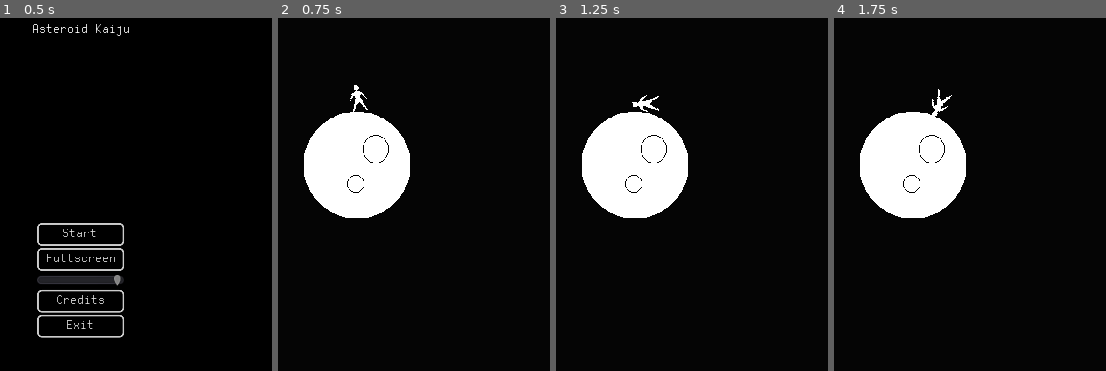
Above: before the commit, frames 1-4 (left to right).
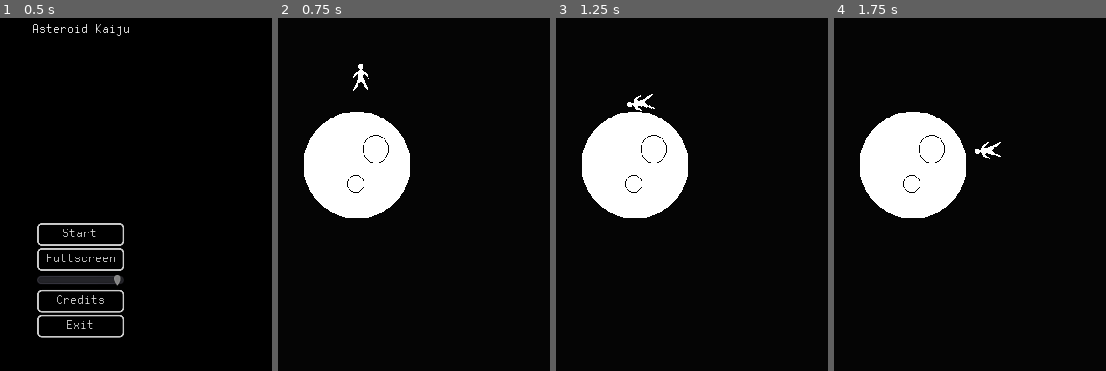
Above: after the commit, the same moments.

Repository: CorvatoCafeto/AsteroidKaiju
Game: Godot game, scene res://scenes/TitleSreen.tscn
Two runs of this game, one before a commit and one after it. Both use one fixed random seed, a clock stepped at 60 frames per second and the inputs below.
Inputs:
- Up to frame 1 (0.5 s): no input
- Up to frame 2 (0.75 s): click "Start" at 0.5 s
- Up to frame 3 (1.25 s): no input
- Up to frame 4 (1.75 s): hold Right (ui_right) from 1.28 s (still down)

Frame 1 is identical in both runs. In frame 2, 0.3% of the frame differs, in the area x 26-34%, y 13-27%; in frame 3, 0.2%; in frame 4, 0.3%, in the area x 36-62%, y 20-40%.

Commit message:
Custom physics implementation WIP.

Diff:
--- /dev/null
+++ b/objects/AnotherSpace.tscn
@@ -0,0 +1,24 @@
+[gd_scene load_steps=5 format=2]
+
+[ext_resource path="res://textures/black.png" type="Texture" id=1]
+[ext_resource path="res://objects/Planetoid.tscn" type="PackedScene" id=2]
+[ext_resource path="res://objects/Astronaut.tscn" type="PackedScene" id=3]
+
+[sub_resource type="Environment" id=1]
+
+[node name="AnotherSpace" type="WorldEnvironment"]
+environment = SubResource( 1 )
+
+[node name="TextureRect" type="TextureRect" parent="."]
+margin_left = -896.32
+margin_top = -390.08
+margin_right = 688.68
+margin_bottom = 436.92
+texture = ExtResource( 1 )
+stretch_mode = 1
+
+[node name="Planetoid" parent="." instance=ExtResource( 2 )]
+position = Vector2( -200.554, 140.72 )
+
+[node name="Astronaut" parent="." instance=ExtResource( 3 )]
+position = Vector2( -203.584, 51.8946 )
--- a/objects/Asteroid.tscn
+++ b/objects/Asteroid.tscn
@@ -6,7 +6,7 @@
 radius = 64.8463
 
 [sub_resource type="CircleShape2D" id=2]
-radius = 90.9273
+radius = 143.039
 
 [node name="Asteroid" type="StaticBody2D"]
 constant_linear_velocity = Vector2( 1, 1 )
@@ -15,13 +15,13 @@
 [node name="Sprite" type="Sprite" parent="."]
 texture = ExtResource( 1 )
 
-[node name="CollisionShape2D" type="CollisionShape2D" parent="."]
+[node name="Ground" type="CollisionShape2D" parent="."]
 shape = SubResource( 1 )
 
-[node name="Area2D" type="Area2D" parent="."]
+[node name="GravityField" type="Area2D" parent="."]
 space_override = 3
 gravity_point = true
 gravity_vec = Vector2( 0, 0 )
 
-[node name="CollisionShape2D" type="CollisionShape2D" parent="Area2D"]
+[node name="FieldCollision" type="CollisionShape2D" parent="GravityField"]
 shape = SubResource( 2 )
--- /dev/null
+++ b/objects/Astronaut.gd
@@ -0,0 +1,87 @@
+extends KinematicBody2D
+
+var closestPlanet
+
+var direction = 1
+
+var speed = Vector2()
+var velocity = Vector2()
+
+const MAX_SPEED = 100000
+const JUMP_FORCE = 70000
+
+func _ready():
+	set_physics_process(true)
+	closestPlanet = get_closest_planet()
+
+func _physics_process(delta):
+
+	var nextPlanet = get_closest_planet()
+
+	if(nextPlanet != closestPlanet && nextPlanet.is_in_gravity_field(global_position)):
+		closestPlanet = nextPlanet
+
+	applyMovement(delta)
+	applyGravity(delta)
+	applyJump(delta)
+
+	#var playerRot = get_player_rotation()
+
+	velocity = Vector2(speed.x * delta, speed.y * delta)
+	#velocity = velocity.rotated(playerRot)
+
+	#move_and_slide(velocity)
+	#set_rotation(playerRot)
+
+func applyMovement(delta):
+	#Moving options
+	if Input.is_action_pressed("ui_left"):
+		direction = -1
+		speed.x = MAX_SPEED * direction
+	elif Input.is_action_pressed("ui_right"):
+		direction = 1
+		speed.x = MAX_SPEED * direction
+	elif (abs(speed.x) > 0 && abs(speed.x)<20):
+		speed.x = 0
+	elif(abs(speed.x) > 0):
+		pass
+		#speed.x += MAX_SPEED * delta * direction * -1
+
+	speed.x = clamp(speed.x, -MAX_SPEED, MAX_SPEED)
+
+func applyGravity(delta):
+	if(closestPlanet.is_in_gravity_field(global_position)):
+		speed.y += closestPlanet.GRAVITY
+
+func applyJump(delta):
+	if Input.is_action_pressed("ui_up"):
+		speed.y = -JUMP_FORCE
+	else:
+		speed.y += JUMP_FORCE * delta
+
+	speed.y = clamp(speed.y, -JUMP_FORCE, JUMP_FORCE)
+
+func get_player_rotation():
+	var downVector = Vector2(0,1)
+	if(closestPlanet):
+		return downVector.angle_to(get_gravity_vector(closestPlanet))
+	else:
+		return rotation#get_rotation()
+
+func get_gravity_vector(planet):
+	return (planet.gravityCenter.global_position - global_position.normalized())
+
+func get_closest_planet():
+	var distance = -1
+	var foundPlanet = null
+
+	for planet in get_tree().get_nodes_in_group("Planet"):
+		if(planet.gravityCenter):
+			if(distance < 0):
+				foundPlanet = planet
+				distance = planet.gravityCenter.global_position.distance_to(global_position)
+			elif(distance > planet.gravityCenter.global_position.distance_to(global_position)):
+				foundPlanet = planet
+				distance = planet.gravityCenter.global_position.distance_to(global_position)
+
+	return foundPlanet
--- /dev/null
+++ b/objects/Astronaut.tscn
@@ -0,0 +1,20 @@
+[gd_scene load_steps=4 format=2]
+
+[ext_resource path="res://objects/Astronaut.gd" type="Script" id=1]
+[ext_resource path="res://textures/astronaut.png" type="Texture" id=2]
+
+[sub_resource type="CapsuleShape2D" id=1]
+height = 7.51285
+
+[node name="Astronaut" type="KinematicBody2D"]
+script = ExtResource( 1 )
+
+[node name="Sprite" type="Sprite" parent="."]
+texture = ExtResource( 2 )
+
+[node name="CollisionShape2D" type="CollisionShape2D" parent="."]
+position = Vector2( 0, 1.35276 )
+shape = SubResource( 1 )
+
+[node name="Camera2D" type="Camera2D" parent="."]
+current = true
--- /dev/null
+++ b/objects/Planetoid.gd
@@ -0,0 +1,17 @@
+extends Area2D
+
+export (Color) var atmosphere = Color(.37, .62, .9, .15)
+
+const GRAVITY = 4000
+
+onready var gravityCenter = get_node("GravityCenter")
+var gravityEffectField = GRAVITY / 12
+
+func _ready():
+	update()
+
+func _draw():
+	draw_circle(gravityCenter.position, gravityEffectField, atmosphere)
+
+func is_in_gravity_field(pos):
+	return gravityCenter.global_position.distance_to(pos) <= gravityEffectField
--- /dev/null
+++ b/objects/Planetoid.tscn
@@ -0,0 +1,20 @@
+[gd_scene load_steps=4 format=2]
+
+[ext_resource path="res://objects/Planetoid.gd" type="Script" id=1]
+[ext_resource path="res://textures/planetoid.png" type="Texture" id=2]
+
+[sub_resource type="CircleShape2D" id=1]
+radius = 64.5372
+
+[node name="Planetoid" type="Area2D" groups=[
+"Planet",
+]]
+script = ExtResource( 1 )
+
+[node name="Sprite" type="Sprite" parent="."]
+texture = ExtResource( 2 )
+
+[node name="CollisionShape2D" type="CollisionShape2D" parent="."]
+shape = SubResource( 1 )
+
+[node name="GravityCenter" type="Position2D" parent="."]
--- a/scenes/GameWorld.tscn
+++ b/scenes/GameWorld.tscn
@@ -17,7 +17,7 @@
 [node name="Asteroid" parent="." instance=ExtResource( 1 )]
 
 [node name="Kaiju" parent="." instance=ExtResource( 2 )]
-position = Vector2( 0, -79.8402 )
+position = Vector2( 5.26318, -119.84 )
 
 [node name="CurrentCamera" type="Camera2D" parent="."]
 current = true
--- /dev/null
+++ b/scenes/Kaiju.gd
@@ -0,0 +1,13 @@
+extends "res://scenes/Movement.gd"
+
+func apply_force(state):
+	if(Input.is_action_pressed("ui_left")):
+		directional_force += DIRECTION.LEFT
+	if(Input.is_action_pressed("ui_right")):
+		directional_force += DIRECTION.RIGHT
+
+func _on_GroundCheck_body_entered(body):
+	pass # Replace with function body.
+
+func _on_GroundCheck_body_exited(body):
+	pass # Replace with function body.
--- a/scenes/Kaiju.tscn
+++ b/scenes/Kaiju.tscn
@@ -1,16 +1,21 @@
-[gd_scene load_steps=3 format=2]
+[gd_scene load_steps=5 format=2]
 
-[ext_resource path="res://textures/Kaiju.png" type="Texture" id=1]
+[ext_resource path="res://scenes/Kaiju.gd" type="Script" id=1]
+[ext_resource path="res://textures/Kaiju.png" type="Texture" id=2]
 
 [sub_resource type="CapsuleShape2D" id=1]
 radius = 9.14484
 height = 12.2349
 
+[sub_resource type="CircleShape2D" id=2]
+radius = 2.95936
+
 [node name="Kaiju" type="RigidBody2D"]
-sleeping = true
+gravity_scale = 10.0
+script = ExtResource( 1 )
 
 [node name="Sprite" type="Sprite" parent="."]
-texture = ExtResource( 1 )
+texture = ExtResource( 2 )
 
 [node name="Line2D" type="Line2D" parent="."]
 default_color = Color( 0.4, 0.501961, 1, 1 )
@@ -21,3 +26,12 @@
 [node name="CollisionShape2D" type="CollisionShape2D" parent="."]
 position = Vector2( -0.135277, 0.270554 )
 shape = SubResource( 1 )
+
+[node name="GroundCheck" type="Area2D" parent="."]
+
+[node name="GroundCollision" type="CollisionShape2D" parent="GroundCheck"]
+position = Vector2( -0.397762, 13.9216 )
+shape = SubResource( 2 )
+
+[connection signal="body_entered" from="GroundCheck" to="." method="_on_GroundCheck_body_entered"]
+[connection signal="body_exited" from="GroundCheck" to="." method="_on_GroundCheck_body_exited"]
--- /dev/null
+++ b/scenes/Movement.gd
@@ -0,0 +1,42 @@
+extends RigidBody2D
+
+#Default character properties
+var acceleration = 10000
+var top_move_speed = 200
+var top_jump_speed = 400
+
+#Movement variables
+var directional_force = Vector2()
+
+
+const DIRECTION = {
+	ZERO = Vector2(0, 0),
+	LEFT = Vector2(-1, 0),
+	RIGHT = Vector2(1, 0),
+	UP = Vector2(0, -1),
+	DOWN = Vector2(0, 1)
+}
+
+func _integrate_forces(state):
+	#Final force
+	var final_force = Vector2()
+
+	#We are not moving when you are not changing the direction
+	directional_force = DIRECTION.ZERO
+
+	#Apply force on character
+	apply_force(state)
+
+	#Get movement velocity
+	final_force = state.linear_velocity + (directional_force * acceleration)
+
+	#Prevent ourselves from exceeding top speeds
+	final_force.x = clamp(final_force.x, -top_move_speed, top_move_speed)
+	final_force.y = clamp(final_force.y, -top_jump_speed, top_jump_speed)
+
+	#Add force
+	state.linear_velocity =  final_force
+
+#This func is overwritten by the character
+func apply_force(state):
+	pass
Binary file added: textures/astronaut.png
Not shown, added: textures/astronaut.png.import
Binary file added: textures/planetoid.png
Not shown, added: textures/planetoid.png.import
